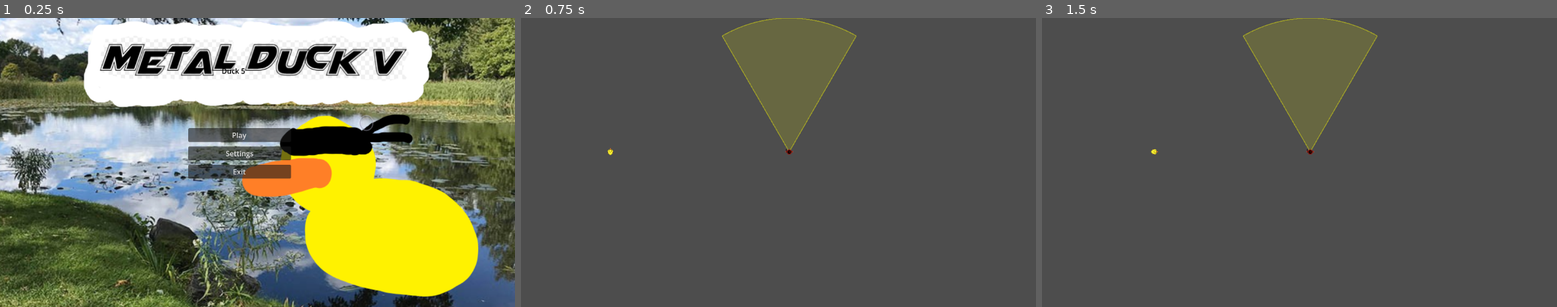
Above: before the commit, frames 1-3 (left to right).
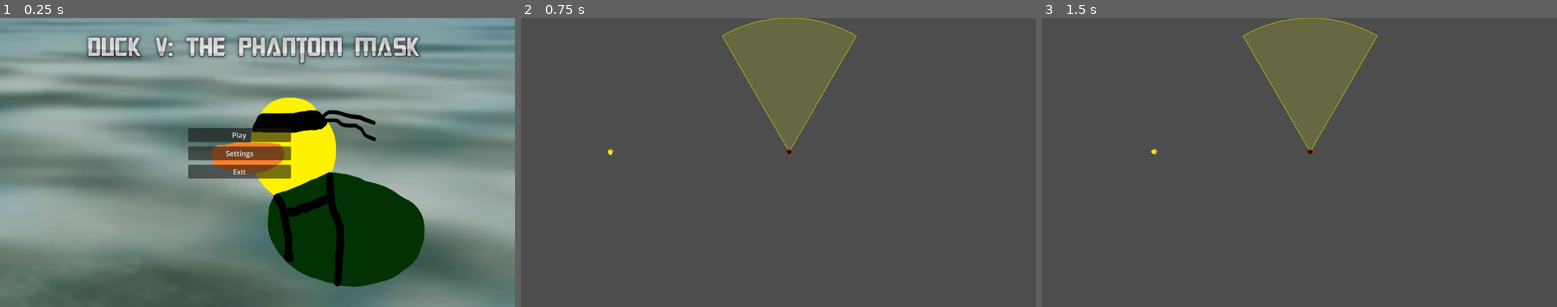
Above: after the commit, the same moments.

Repository: ArpaDeveloper/FGJ2026
Game: Godot game, scene res://scenes/mainmenu.tscn
The game is run twice, just before and just after one commit, with the same random seed, the same clock (stepped at 60 frames per second) and the same inputs.
Inputs:
- Up to frame 1 (0.25 s): no input
- Up to frame 2 (0.75 s): click "Play" at 0.5 s
- Up to frame 3 (1.5 s): tap Enter at 1.25 s; hold Right (ui_right) from 1.28 s (still down)

The runs differ from the first frame. In frame 1, 95% of the frame differs, in the area x 0-100%, y 0-100%; in frame 2, nothing differs; in frame 3, nothing differs.

Commit message:
Folder structure fix

Diff:
--- a/scenes/Player.tscn
+++ b/scenes/Player.tscn
@@ -1,7 +1,7 @@
 [gd_scene format=3 uid="uid://uqbu2m2htie"]
 
-[ext_resource type="Script" uid="uid://dgpcstodc3drr" path="res://scripts/player.gd" id="1_p0vlq"]
-[ext_resource type="Texture2D" uid="uid://disyyunm2blv4" path="res://assets/duck-sketch.png" id="2_v6fml"]
+[ext_resource type="Script" path="res://scripts/player.gd" id="1_p0vlq"]
+[ext_resource type="Texture2D" uid="uid://disyyunm2blv4" path="res://assets/Player/duck-sketch.png" id="2_v6fml"]
 
 [sub_resource type="CircleShape2D" id="CircleShape2D_p0vlq"]
 
--- a/scenes/mainmenu.tscn
+++ b/scenes/mainmenu.tscn
@@ -1,9 +1,9 @@
 [gd_scene format=3 uid="uid://bn7hjbxga1t3r"]
 
 [ext_resource type="Script" uid="uid://b7qrtu30foxrs" path="res://scripts/main_menu.gd" id="1_natt5"]
-[ext_resource type="Texture2D" uid="uid://5pc8clnugcuf" path="res://assets/testduck1.png" id="2_3vvtq"]
+[ext_resource type="Texture2D" uid="uid://bx6rtesoj5ldf" path="res://assets/mainmenu/bgmainmenu1.png" id="2_3vvtq"]
 [ext_resource type="Script" uid="uid://d2erfi6il82ya" path="res://scripts/settings.gd" id="3_3vvtq"]
-[ext_resource type="AudioStream" uid="uid://dtxxvajgs5s34" path="res://assets/Duck5test.mp3" id="3_r3g3c"]
+[ext_resource type="AudioStream" uid="uid://dtxxvajgs5s34" path="res://assets/music/Duck5test.mp3" id="3_r3g3c"]
 
 [sub_resource type="StyleBoxTexture" id="StyleBoxTexture_3vvtq"]
 texture = ExtResource("2_3vvtq")
@@ -66,6 +66,7 @@
 text = "Exit"
 
 [node name="Title" type="Label" parent="Menu1" unique_id=1108743765]
+visible = false
 layout_mode = 0
 offset_left = 267.0
 offset_top = 33.0
Not shown, removed: assets/Duck5test.mp3.import
Renamed: assets/hunter-sketch.png -> assets/Enemies/hunter-sketch.png
Not shown, changed: assets/Enemies/hunter-sketch.png.import
Renamed: assets/duck-sketch.png -> assets/Player/duck-sketch.png
Not shown, added: assets/Player/duck-sketch.png.import
Renamed: assets/3barrels.png -> assets/environment/3barrels.png
Not shown, changed: assets/environment/3barrels.png.import
Renamed: assets/barrel.png -> assets/environment/barrel.png
Not shown, changed: assets/environment/barrel.png.import
Renamed: assets/grass-tile.png -> assets/environment/grass-tile.png
Not shown, added: assets/environment/grass-tile.png.import
Renamed: assets/mushroom-tile.png -> assets/environment/mushroom-tile.png
(and 46 more such lines)
